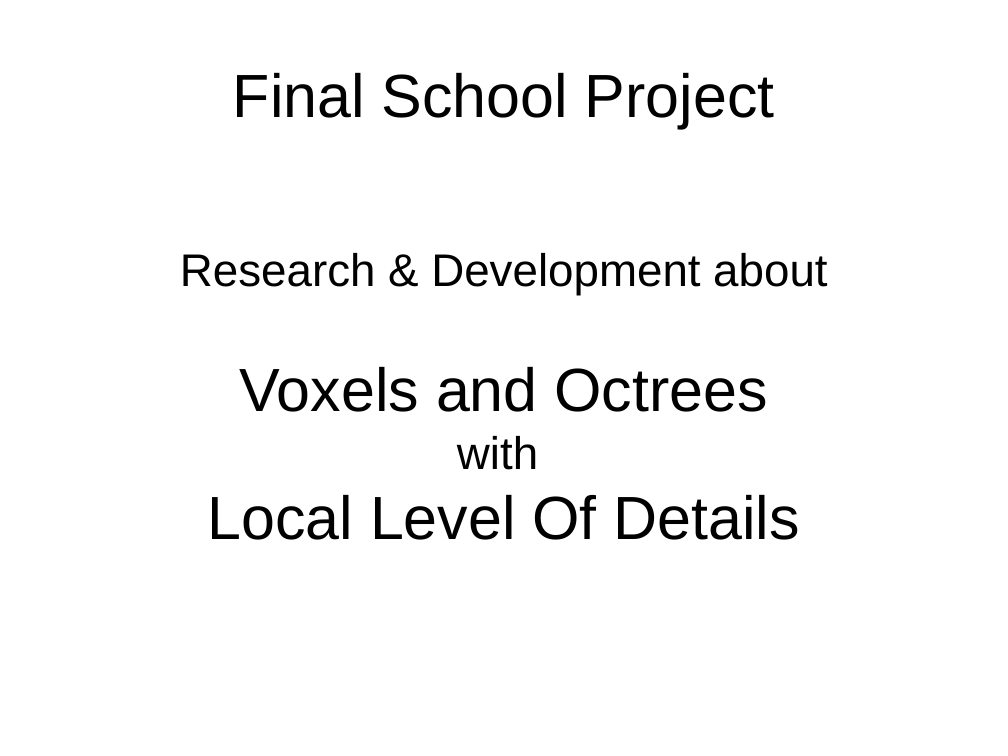
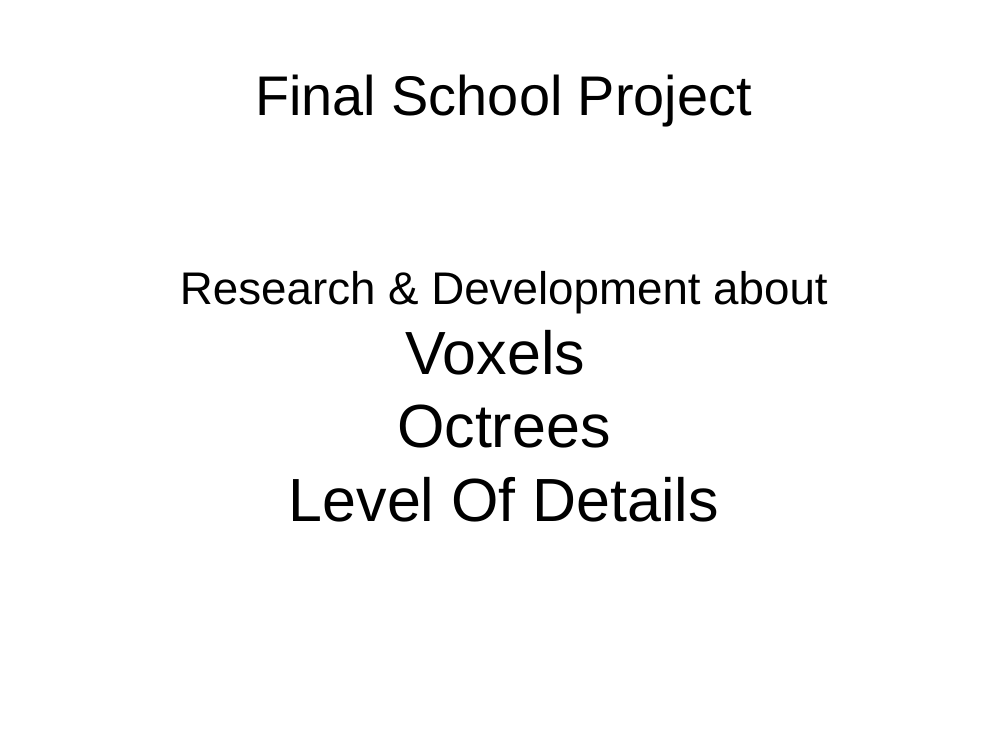
Before and after one commit to leon196/Voxel, a slide deck: slide 1 of docs/Presentation.odp. Drawn at 1008x756 pixels with LibreOffice and Linux fonts; fonts in the diff are those of the drawing. Boxes give left, top, right and bottom in pixels: in the first picture for what was removed or moved away, otherwise in the second. Text is boxed around its words. In the diff, an @@ line names an element or a change of style, - is before the commit and + after.

```diff
--- a/docs/Presentation.odp
+++ b/docs/Presentation.odp
@@ title "Final School Project" at box(255, 74, 752, 125): size 48 to 44 pt @@
@@ subtitle at box(289, 329, 718, 522): text changed @@
-Voxels and Octrees
-with
-Local Level Of Details
+Voxels
+Octrees
+Level Of Details
```
Also in this commit, not shown: 2 other slides changed, 3 slides added, 2 slides removed, 1 other file.
